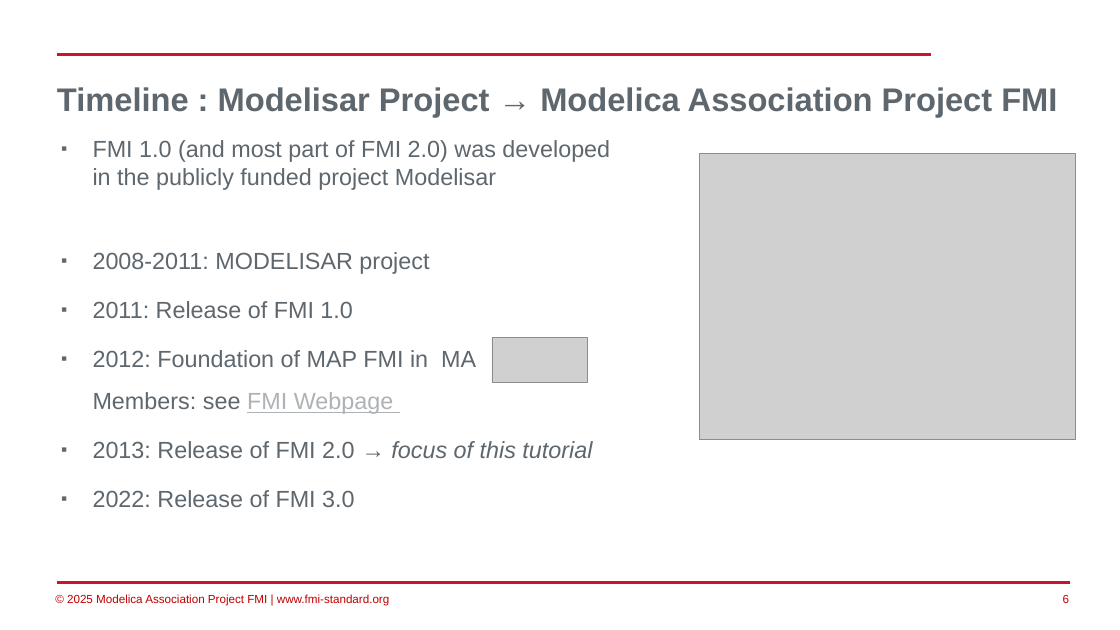
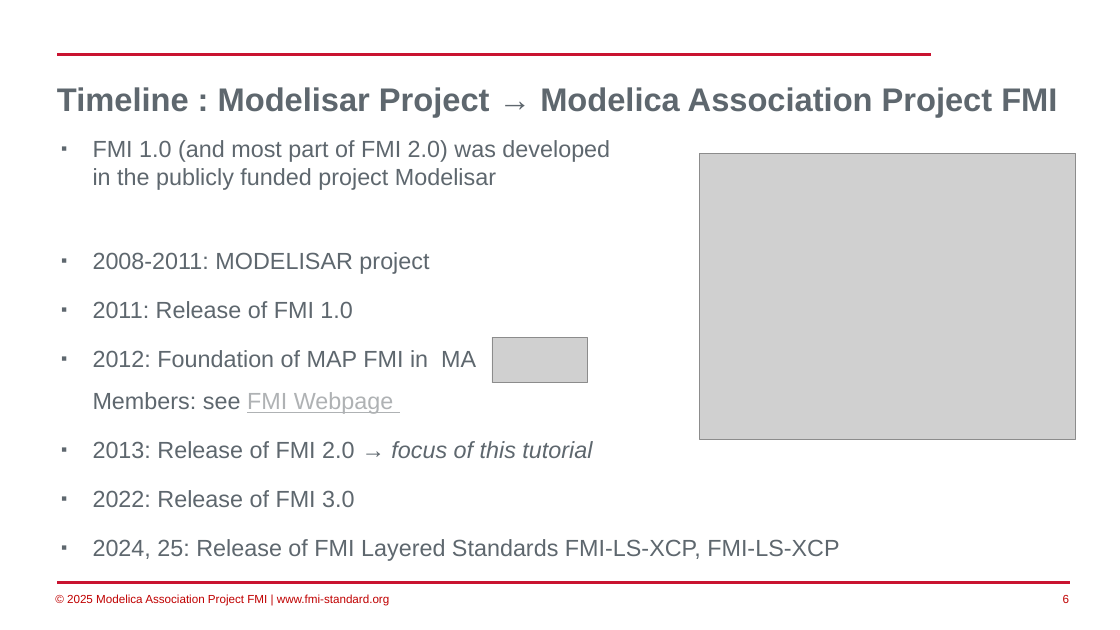
Before and after one commit to modelica/fmi-beginners-tutorial-2025, a slide deck: slide 6 of part1/Introduction-to-FMI.pptx. Drawn at 1120x630 pixels with LibreOffice and Linux fonts; fonts in the diff are those of the drawing; grey boxes stand for pictures; background and template pictures are left out. Boxes give left, top, right and bottom in pixels: in the first picture for what was removed or moved away, otherwise in the second. Text is boxed around its words. In the diff, an @@ line names an element or a change of style, - is before the commit and + after.

```diff
--- a/part1/Introduction-to-FMI.pptx
+++ b/part1/Introduction-to-FMI.pptx
@@ text at [93,539,839,561]: paragraph added @@
+▪ 2024, 25: Release of FMI Layered Standards FMI-LS-XCP, FMI-LS-XCP
```
Also in this commit, not shown: 4 other slides changed, 3 other files.
